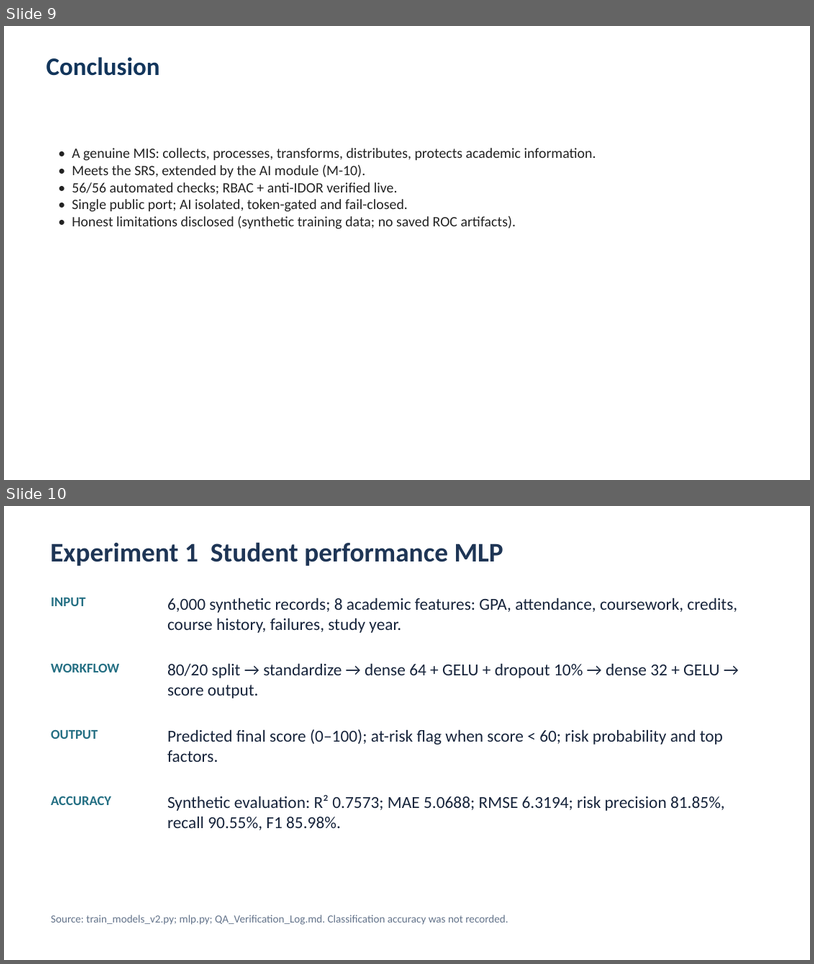
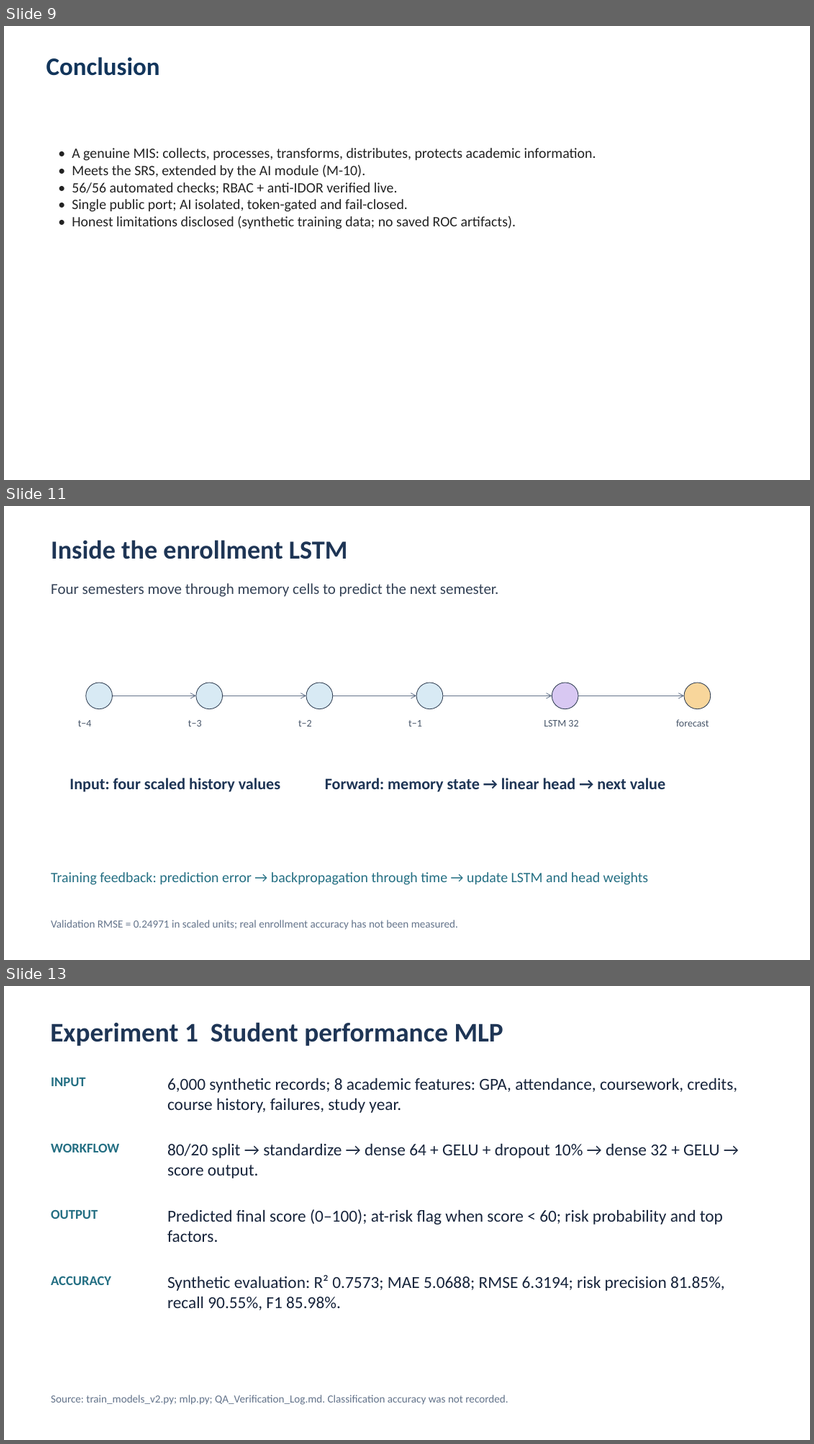
Before and after one commit to ISI0007/JiT-USAMIS-PROJECT, a slide deck: docs/USAMIS_Presentation_Experiment.pptx. Shown one above the other, each under a label of ours: slides 9 and 10 before the commit, slides 9, 11 and 13 after it; the slides between them are not shown. The pictures are 814x964 and 814x1444 pixels, drawn with LibreOffice and Linux fonts; fonts in the diff are those of the drawing. Boxes give left, top, right and bottom in pixels: in the first picture for what was removed or moved away, otherwise in the second. Text is boxed around its words. In the diff, an @@ line names an element or a change of style, - is before the commit and + after.

```diff
--- a/docs/USAMIS_Presentation_Experiment.pptx
+++ b/docs/USAMIS_Presentation_Experiment.pptx
@@ slide 11 added at [4, 506, 810, 960], background #FFFFFF @@
@@ text added at [51, 540, 348, 559], 31 pt, text #1E3555, bold @@
+Inside the enrollment LSTM
@@ text added at [51, 583, 499, 597], 18 pt, text #334155 @@
+Four semesters move through memory cells to predict the next semester.
@@ ellipse added at [85, 682, 112, 709], fill #D8EAF4, outline #334155 0.75 pt @@
@@ arrow added from (112, 696) to (196, 696), #65748B 0.75 pt @@
@@ ellipse added at [196, 682, 223, 709], fill #D8EAF4, outline #334155 0.75 pt @@
@@ arrow added from (222, 696) to (306, 696), #65748B 0.75 pt @@
@@ ellipse added at [306, 682, 333, 709], fill #D8EAF4, outline #334155 0.75 pt @@
@@ arrow added from (333, 696) to (417, 696), #65748B 0.75 pt @@
@@ ellipse added at [417, 682, 443, 709], fill #D8EAF4, outline #334155 0.75 pt @@
@@ arrow added from (443, 696) to (552, 696), #65748B 0.75 pt @@
@@ ellipse added at [552, 682, 579, 709], fill #D8C8F2, outline #334155 0.75 pt @@
@@ arrow added from (579, 696) to (684, 696), #65748B 0.75 pt @@
@@ ellipse added at [684, 682, 711, 709], fill #F8D69B, outline #334155 0.75 pt @@
@@ text added at [78, 720, 92, 726], 12 pt, text #475569 @@
+t−4
@@ text added at [188, 720, 202, 726], 12 pt, text #475569 @@
+t−3
@@ text added at [298, 720, 312, 726], 12 pt, text #475569 @@
+t−2
@@ text added at [409, 720, 422, 726], 12 pt, text #475569 @@
+t−1
@@ text added at [544, 720, 579, 726], 12 pt, text #475569 @@
+LSTM 32
@@ text added at [676, 719, 709, 726], 12 pt, text #475569 @@
+forecast
@@ text added at [70, 777, 280, 792], 19 pt, text #1E3555, bold @@
+Input: four scaled history values
@@ text added at [325, 777, 666, 792], 19 pt, text #1E3555, bold @@
+Forward: memory state → linear head → next value
@@ text added at [51, 872, 648, 885], 17 pt, text #246F83 @@
+Training feedback: prediction error → backpropagation through time → update LSTM and head weights
@@ text added at [51, 919, 458, 929], 13 pt, text #64748B @@
+Validation RMSE = 0.24971 in scaled units; real enrollment accuracy has not been measured.
@@ what was slide 10 is now slide 13 @@
```
Also in this commit, not shown: 2 other slides added.
